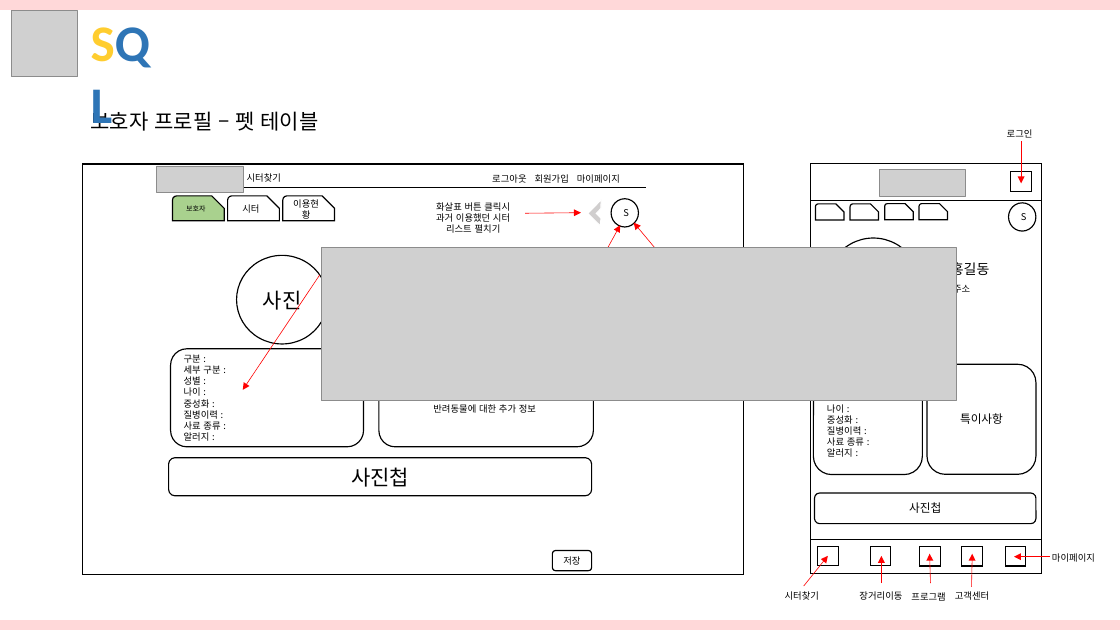
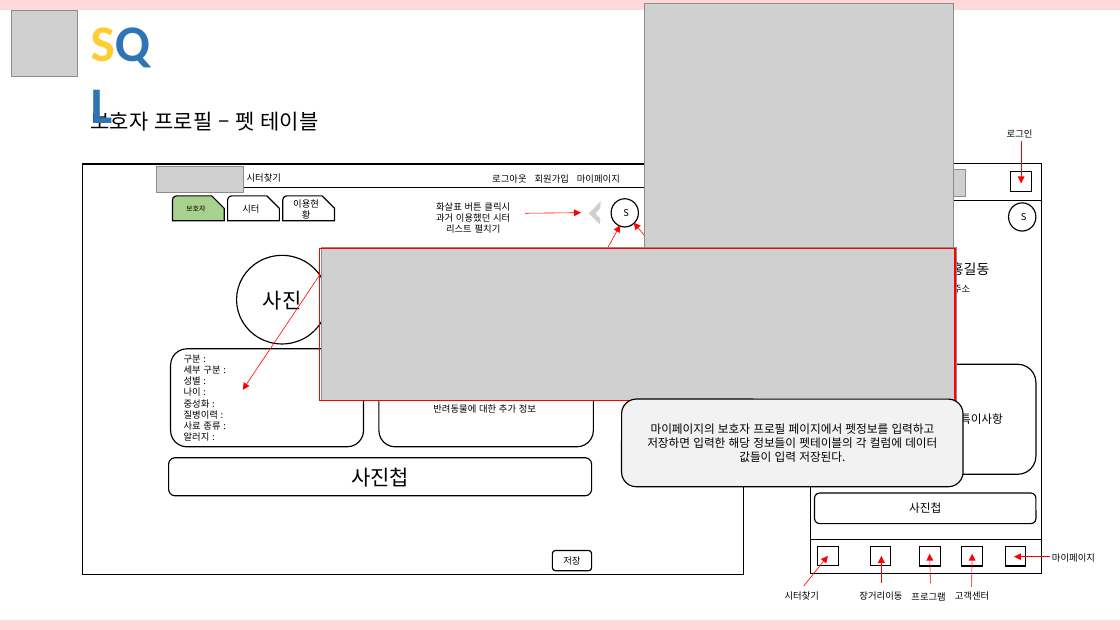
Before and after one commit to hhsw07/ezen-academy-projects, a slide deck: slide 26 of 3조 화면설계서 - SQL 통합.pptx (slide 29 before the commit). Drawn at 1120x630 pixels with LibreOffice and Linux fonts; fonts in the diff are those of the drawing; grey boxes stand for pictures. Boxes give left, top, right and bottom in pixels: in the first picture for what was removed or moved away, otherwise in the second. Text is boxed around its words. In the diff, an @@ line names an element or a change of style, - is before the commit and + after.

```diff
--- a/3조 화면설계서 - SQL 통합.pptx
+++ b/3조 화면설계서 - SQL 통합.pptx
@@ picture added at <box>644,3,954,248</box> @@
@@ snip round rect removed at <box>816,204,844,220</box> @@
@@ snip round rect removed at <box>850,204,879,220</box> @@
@@ snip round rect removed at <box>885,203,913,219</box> @@
@@ snip round rect removed at <box>919,203,948,219</box> @@
@@ rectangle added at <box>320,249,955,402</box>, outline #FF0000 1 pt @@
@@ rounded rectangle added at <box>622,399,963,486</box>, fill #F2F2F2, outline #000000 1 pt, 10 pt, text #000000 @@
+마이페이지의 보호자 프로필 페이지에서 펫정보를 입력하고 저장하면 입력한 해당 정보들이 펫테이블의 각 컬럼에 데이터 값들이 입력 저장된다.
```
Also in this commit, not shown: 30 other slides changed, 2 slides added.
